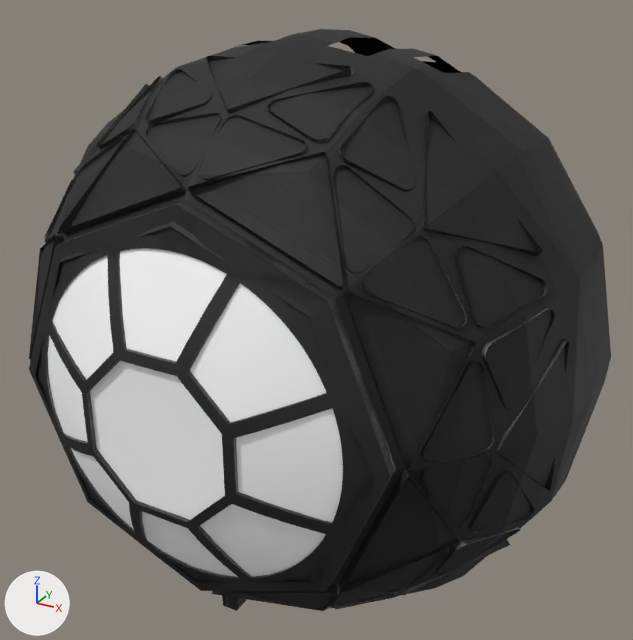
Renders of the glTF model public/models/galaxy/surface/tieadvancedcockpit.glb from each side of a commit.
The view is the same before and after, from a 50 mm lens placed at (1.47, -3.77, 3.06), pointed at (-0.01, -1.08, 1.71). Arrows for +X, +Y and +Z are at lower left; the lights stay in place. The older version comes first. Where no turn or scale is listed for an object, it has been applied to the vertices.

Before the edit, the objects in view are built like this:
```python
ob_mesh_0 = bpy.data.objects.new('Mesh_0', me_mesh_0)
ob_mesh_0.location = (0.0, -1.068, 1.705)
```
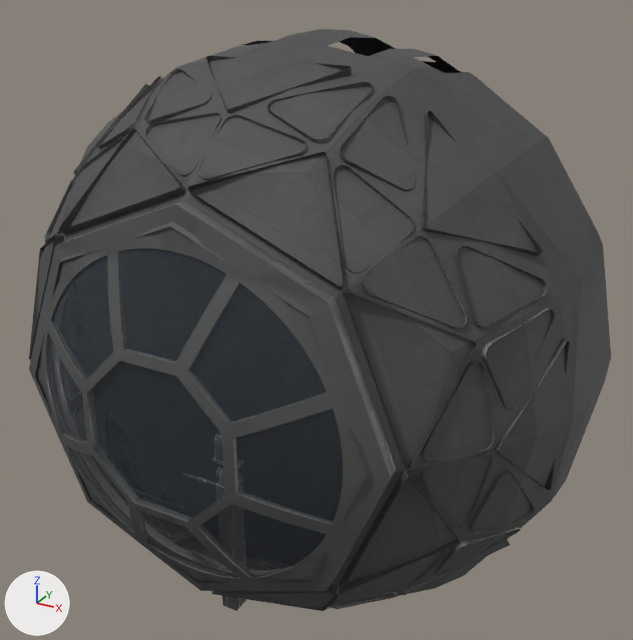
Where the change shows, as pixel boxes (x1, y1, x2, y2) in the pictures (633 x 640 px):
'Mesh_0', surface changed, recoloured: (29, 29, 611, 611) in both

Edits to the bpy script that builds the scene:
```text
Add img_t_tiefighter_cockpit_cs_ktx2:
    img_t_tiefighter_cockpit_cs_ktx2 = load_image('t_tiefighter_cockpit_cs.ktx2', '_unpacked/t_tiefighter_cockpit_cs.ktx2', 1024, 1024, 'sRGB')
Change mat_m_cockpit:
    where n2 = _N.new('ShaderNodeTexImage'); n2.name = 'Image Texture'
    n2.image: img_image_0 -> img_t_tiefighter_cockpit_cs_ktx2
Change mat_m_windowdirt:
    mat_m_windowdirt.base_color: (1.0, 1.0, 1.0) -> (0.06, 0.08, 0.1)  # white #ffffff -> greyish blue #455059
    mat_m_windowdirt.alpha: 1.0 -> 0.32
```
